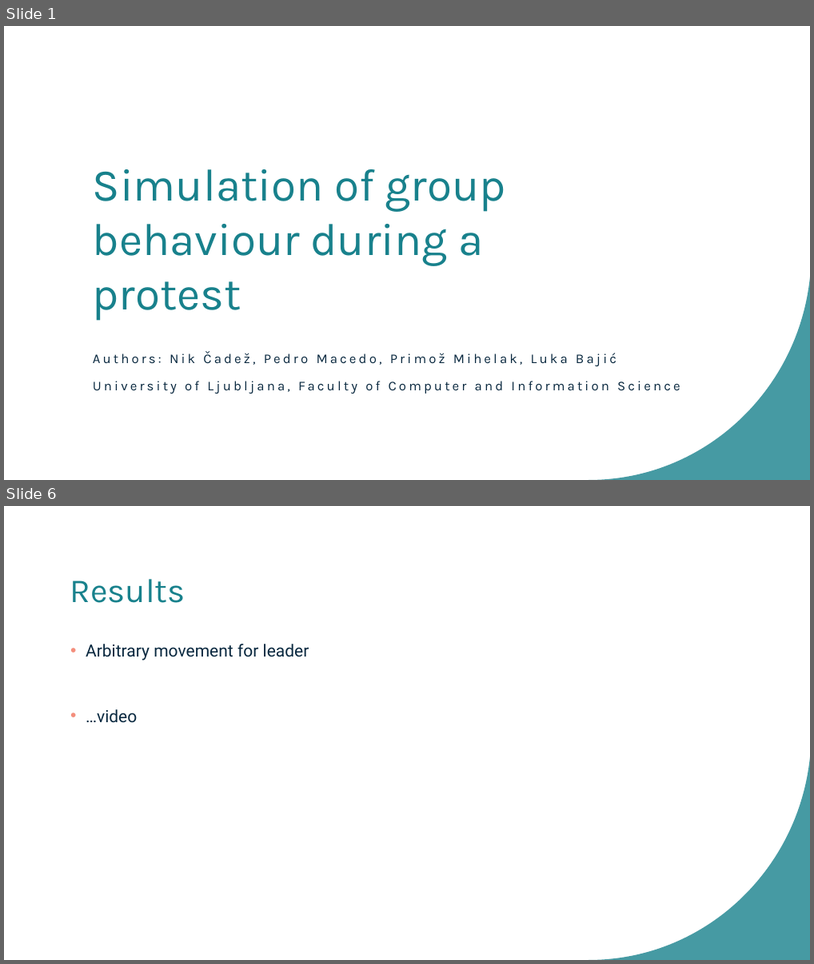
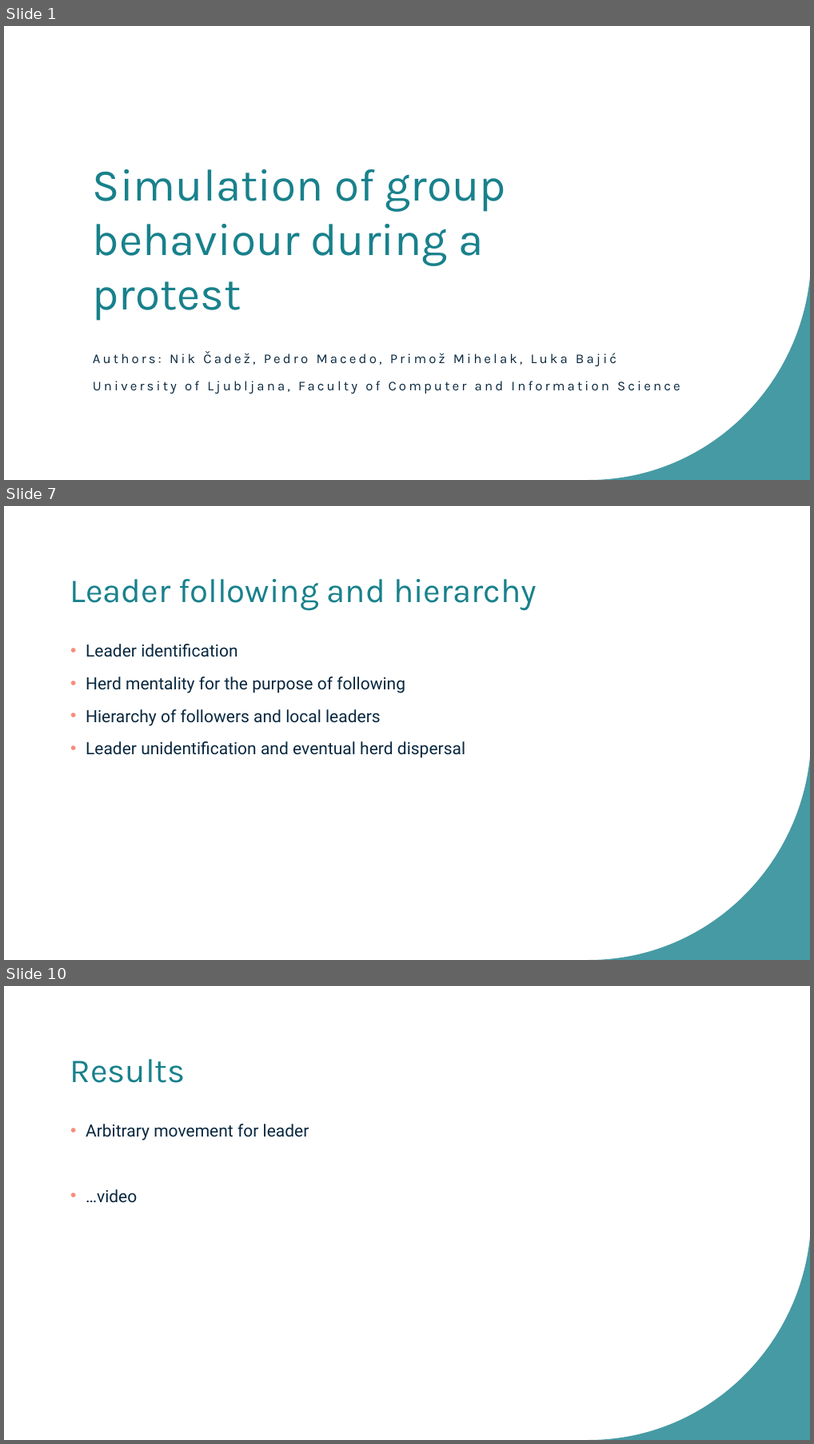
Before and after one commit to bajicluka01/CollectiveBehaviour-GroupA, a slide deck: GroupA-presentation.pptx. Shown one above the other, each under a label of ours: slides 1 and 6 before the commit, slides 1, 7 and 10 after it; the slides between them are not shown. The pictures are 814x964 and 814x1444 pixels, drawn with LibreOffice and Linux fonts; fonts in the diff are those of the drawing. Boxes give left, top, right and bottom in pixels: in the first picture for what was removed or moved away, otherwise in the second. Text is boxed around its words. In the diff, an @@ line names an element or a change of style, - is before the commit and + after.

```diff
--- a/GroupA-presentation.pptx
+++ b/GroupA-presentation.pptx
@@ slide 7 added at box(4, 506, 810, 960), background #FFFFFF; not listed: 1 template element that a slide beside it also shows @@
@@ title added at box(70, 579, 537, 611), 40 pt, text #18818C @@
+Leader following and hierarchy
@@ text added at box(86, 644, 466, 758), 20 pt, text #09283F @@
+• Leader identification
+• Herd mentality for the purpose of following
+• Hierarchy of followers and local leaders
+• Leader unidentification and eventual herd dispersal
@@ what was slide 6 is now slide 10 @@
```
Also in this commit, not shown: 5 slides changed, 3 other slides added.
